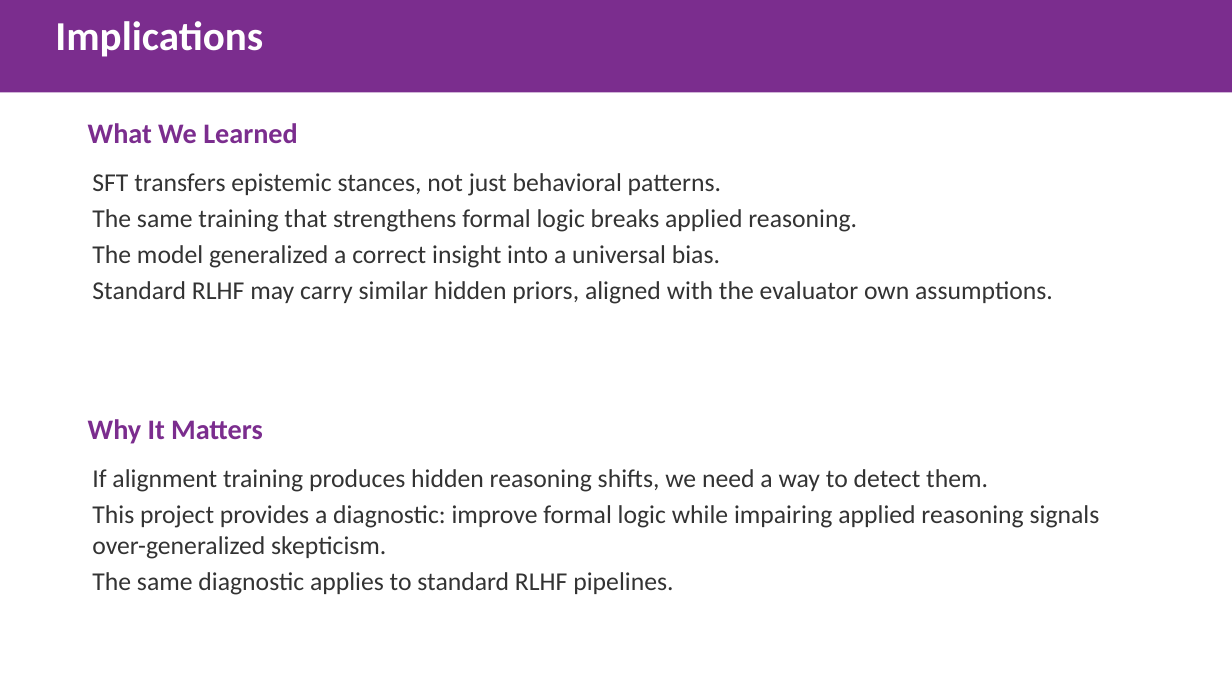
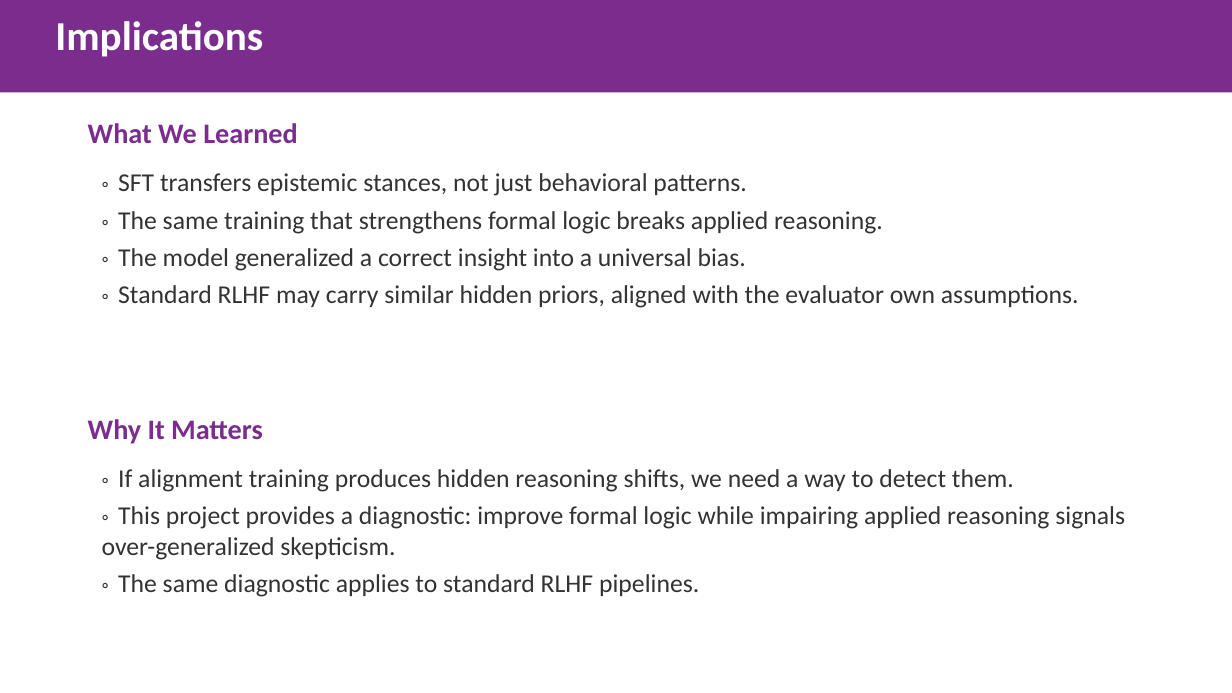
Before and after one commit to gbangban/ai-ideology-study, a slide deck: slide 6 of docs/proposals/peer_review_progress_slides.pptx. Drawn at 1232x693 pixels with LibreOffice and Linux fonts; fonts in the diff are those of the drawing. Boxes give left, top, right and bottom in pixels: in the first picture for what was removed or moved away, otherwise in the second. Text is boxed around its words. In the diff, an @@ line names an element or a change of style, - is before the commit and + after.

Commit message:
feat(pptx): add bullet support to slide generation helpers
Enhance `add_text_fill` and `add_colored_bar` to support bulleted lists
with hanging indents and custom bullet characters. Added `bullet` and
`title_size` parameters to allow distinguishing titles from body text
and applying consistent formatting.

```diff
--- a/docs/proposals/peer_review_progress_slides.pptx
+++ b/docs/proposals/peer_review_progress_slides.pptx
@@ text at [118, 173, 1079, 308]: text changed @@
-SFT transfers epistemic stances, not just behavioral patterns.
-The same training that strengthens formal logic breaks applied reasoning.
-The model generalized a correct insight into a universal bias.
-Standard RLHF may carry similar hidden priors, aligned with the evaluator own assumptions.
+◦ SFT transfers epistemic stances, not just behavioral patterns.
+◦ The same training that strengthens formal logic breaks applied reasoning.
+◦ The model generalized a correct insight into a universal bias.
+◦ Standard RLHF may carry similar hidden priors, aligned with the evaluator own assumptions.
@@ text at [102, 469, 1125, 597]: text changed @@
-If alignment training produces hidden reasoning shifts, we need a way to detect them.
-This project provides a diagnostic: improve formal logic while impairing applied reasoning signals over-generalized skepticism.
-The same diagnostic applies to standard RLHF pipelines.
+◦ If alignment training produces hidden reasoning shifts, we need a way to detect them.
+◦ This project provides a diagnostic: improve formal logic while impairing applied reasoning signals over-generalized skepticism.
+◦ The same diagnostic applies to standard RLHF pipelines.
```
Also in this commit, not shown: 7 other slides changed, 4 other files.
